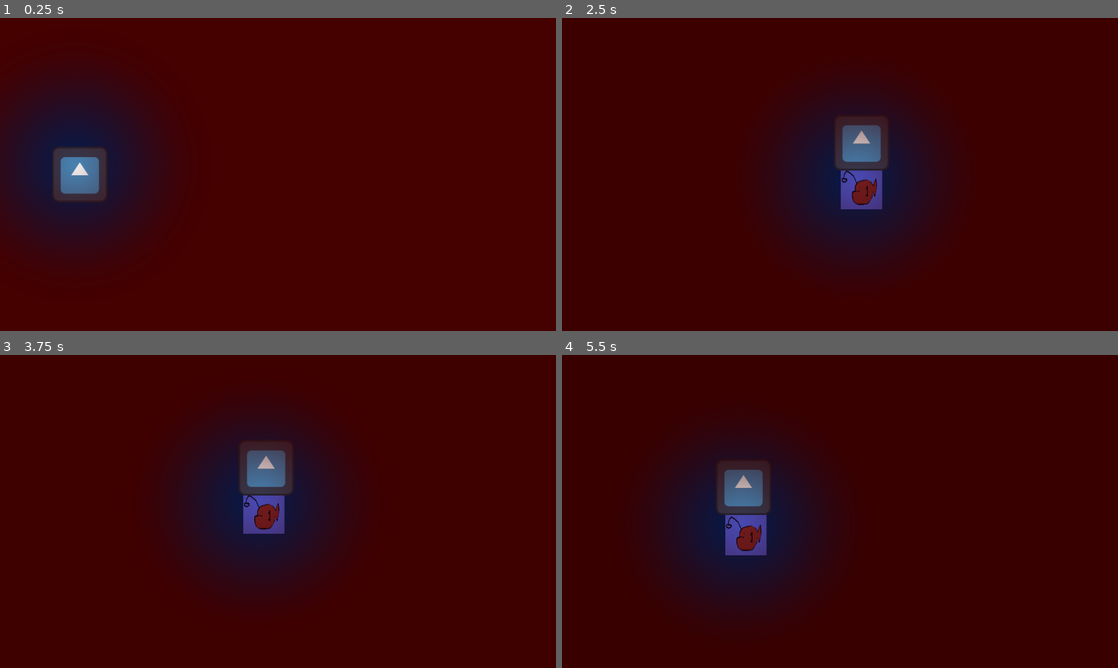
Above: before the commit, frames 1-4 (two rows, left to right).
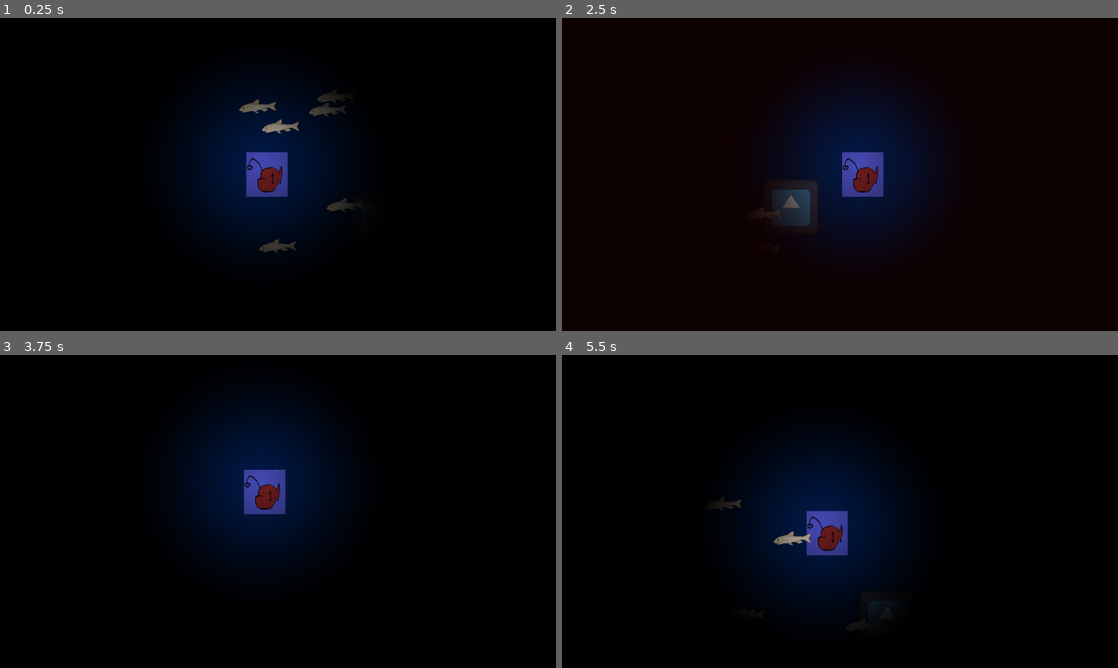
Above: after the commit, the same moments.

Repository: JeromeIsntDev/OceanX_HKthon_BioEvanescence
Game: Godot game, scene res://scenes/main.tscn
The game is run twice, just before and just after one commit, with the same random seed, the same clock (stepped at 60 frames per second) and the same inputs. The engine's default icon, where the game draws it, is replaced by a stand-in: a white triangle on a blue panel in a dark square.
Inputs:
- Up to frame 1 (0.25 s): no input
- Up to frame 2 (2.5 s): hold D (ui_right) 0.53-1.28 s; hold S (ui_down) 1.28-2.03 s; hold D (ui_right) from 2.03 s (still down)
- Up to frame 3 (3.75 s): release D (ui_right) at 2.78 s; hold W (ui_up) 2.78-3.53 s; hold A (ui_left) from 3.53 s (still down)
- Up to frame 4 (5.5 s): release A (ui_left) at 5.03 s; hold S (ui_down) from 5.03 s (still down)

The runs differ from the first frame. In frame 1, 100% of the frame differs, in the area x 0-100%, y 0-100%; in frame 2, 96%; in frame 3, 98%; in frame 4, 99%.

Commit message:
no message

Diff:
--- a/scripts/PreyManager.gd
+++ b/scripts/PreyManager.gd
@@ -1,82 +1,36 @@
-extends CharacterBody2D
+extends Node2D
 
-@export var MAX_SPEED : float = 150.0
-@export var ACCELERATION : float = 100.0
-@export var FRICTION : float = 8.5
-@export var player : CharacterBody2D
+@export var prey_scene : PackedScene
+@export var max_prey : int = 7
+@export var respawn_delay : float = 4.0
 
-## Radius of the anglerfish's light bubble — enemy chases only within this range.
-@export var LIGHT_RADIUS : float = 170.0
+## Spawn ring around the player
+@export var spawn_min_radius : float = 100.0
+@export var spawn_max_radius : float = 250.0
 
-## Wander tuning
-@export var WANDER_SPEED : float = 100.0
-@export var IDLE_DURATION : float = 2.0
-@export var SWIM_DURATION : float = 1.0
-
-## How close to the player the enemy spawns
-@export var SPAWN_RADIUS : float = 200.0
-
-var maxRadius : float = 200
-var minRadius : float = 10
-
-enum State { IDLE, SWIM, CHASE }
-var state := State.IDLE
-var stateDuration : float = 0.0
-var swimDirection := Vector2.RIGHT
+var player : Node2D
 
 func _ready() -> void:
 	player = get_tree().get_first_node_in_group("player")
-	# Spawn at a random position close to the player
-	if player:
-		var angle := randf() * TAU
-		global_position = player.global_position + Vector2(cos(angle), sin(angle)) * SPAWN_RADIUS
+	for i in max_prey:
+		spawn_prey()
 
-func _physics_process(delta: float) -> void:
-	stateDuration += delta
-	var distance : float = sqrt((position.x - player.position.x) * (position.x - player.position.x) + (position.y - player.position.y) * (position.y - player.position.y))
-	distance = clamp(maxRadius - distance, 0, maxRadius)
-	player.danger_level = distance / (maxRadius * 2)
+func spawn_prey() -> void:
+	if not prey_scene:
+		push_error("PreyManager: prey_scene is not set!")
+		return
 
-	var in_light := false
-	if player:
-		in_light = global_position.distance_to(player.global_position) <= LIGHT_RADIUS
+	var prey = prey_scene.instantiate()
+	var angle := randf() * TAU
+	var dist := randf_range(spawn_min_radius, spawn_max_radius)
+	var origin := player.global_position if player else Vector2.ZERO
+	prey.position = origin + Vector2(cos(angle), sin(angle)) * dist
 
-	# Switch into or out of CHASE
-	if in_light and state != State.CHASE:
-		change_state(State.CHASE)
-	elif not in_light and state == State.CHASE:
-		change_state(State.IDLE)
+	prey.eaten.connect(_on_prey_eaten)
+	add_child(prey)
 
-	match state:
-		State.IDLE:
-			var idle_input := Vector2(0.0, sin(stateDuration * 2.0) * 0.1)
-			movement(delta, idle_input)
-
-			if stateDuration >= IDLE_DURATION:
-				swimDirection = Vector2(randf_range(-1.0, 1.0), randf_range(-1.0, 1.0)).normalized()
-				change_state(State.SWIM)
-
-		State.SWIM:
-			movement(delta, swimDirection)
-
-			if stateDuration >= SWIM_DURATION:
-				change_state(State.IDLE)
-
-		State.CHASE:
-			var direction := (player.global_position - global_position).normalized()
-			movement(delta, direction)
-
-	move_and_slide()
-
-func change_state(new_state: State) -> void:
-	state = new_state
-	stateDuration = 0.0
-
-func movement(delta: float, input: Vector2) -> void:
-	var target_speed := MAX_SPEED if state == State.CHASE else WANDER_SPEED
-
-	var velocity_weight_x := 1.0 - exp(-(ACCELERATION if input.x else FRICTION) * delta)
-	velocity.x = lerp(velocity.x, input.x * target_speed, velocity_weight_x)
-
-	var velocity_weight_y := 1.0 - exp(-(ACCELERATION if input.y else FRICTION) * delta)
-	velocity.y = lerp(velocity.y, input.y * target_speed, velocity_weight_y)
+func _on_prey_eaten() -> void:
+	print("prey eaten, respawning in ", respawn_delay, "s")
+	await get_tree().create_timer(respawn_delay).timeout
+	spawn_prey()
+	print("prey respawned")
--- a/scripts/enemy.gd
+++ b/scripts/enemy.gd
@@ -13,27 +13,33 @@
 @export var IDLE_DURATION : float = 2.0
 @export var SWIM_DURATION : float = 1.0
 
+## How close to the player the enemy spawns
+@export var SPAWN_RADIUS : float = 200.0
+
+var maxRadius : float = 200
+var minRadius : float = 10
+
 enum State { IDLE, SWIM, CHASE }
 var state := State.IDLE
 var stateDuration : float = 0.0
 var swimDirection := Vector2.RIGHT
-var maxRadius : float = 200
-var minRadius : float = 10
 
 func _ready() -> void:
 	player = get_tree().get_first_node_in_group("player")
+	if player:
+		var angle := randf() * TAU
+		global_position = player.global_position + Vector2(cos(angle), sin(angle)) * SPAWN_RADIUS
 
 func _physics_process(delta: float) -> void:
 	stateDuration += delta
-	#LIGHT_RADIUS = minRadius + player.LUMINESCENCE * maxRadius
-	var distance : float = sqrt((position.x - player.position.x) * (position.x - player.position.x) + (position.y - player.position.y) * (position.y - player.position.y))
+	var distance : float = global_position.distance_to(player.global_position)
 	distance = clamp(maxRadius - distance, 0, maxRadius)
-	player.danger_level = distance / (maxRadius * 2);
+	player.danger_level = distance / (maxRadius * 2)
+
 	var in_light := false
 	if player:
 		in_light = global_position.distance_to(player.global_position) <= LIGHT_RADIUS
 
-	# Switch into or out of CHASE
 	if in_light and state != State.CHASE:
 		change_state(State.CHASE)
 	elif not in_light and state == State.CHASE:
@@ -41,17 +47,14 @@
 
 	match state:
 		State.IDLE:
-			# Gentle bobbing, same as prey
 			var idle_input := Vector2(0.0, sin(stateDuration * 2.0) * 0.1)
 			movement(delta, idle_input)
-
 			if stateDuration >= IDLE_DURATION:
 				swimDirection = Vector2(randf_range(-1.0, 1.0), randf_range(-1.0, 1.0)).normalized()
 				change_state(State.SWIM)
 
 		State.SWIM:
 			movement(delta, swimDirection)
-
 			if stateDuration >= SWIM_DURATION:
 				change_state(State.IDLE)
 
@@ -66,11 +69,8 @@
 	stateDuration = 0.0
 
 func movement(delta: float, input: Vector2) -> void:
-	# Use WANDER_SPEED for idle/swim, MAX_SPEED for chase
 	var target_speed := MAX_SPEED if state == State.CHASE else WANDER_SPEED
-
 	var velocity_weight_x := 1.0 - exp(-(ACCELERATION if input.x else FRICTION) * delta)
 	velocity.x = lerp(velocity.x, input.x * target_speed, velocity_weight_x)
-
 	var velocity_weight_y := 1.0 - exp(-(ACCELERATION if input.y else FRICTION) * delta)
 	velocity.y = lerp(velocity.y, input.y * target_speed, velocity_weight_y)
Not shown, added: assets/prey_shrimp.PNG.import
Not shown, changed: assets/prey_squid.png.import
